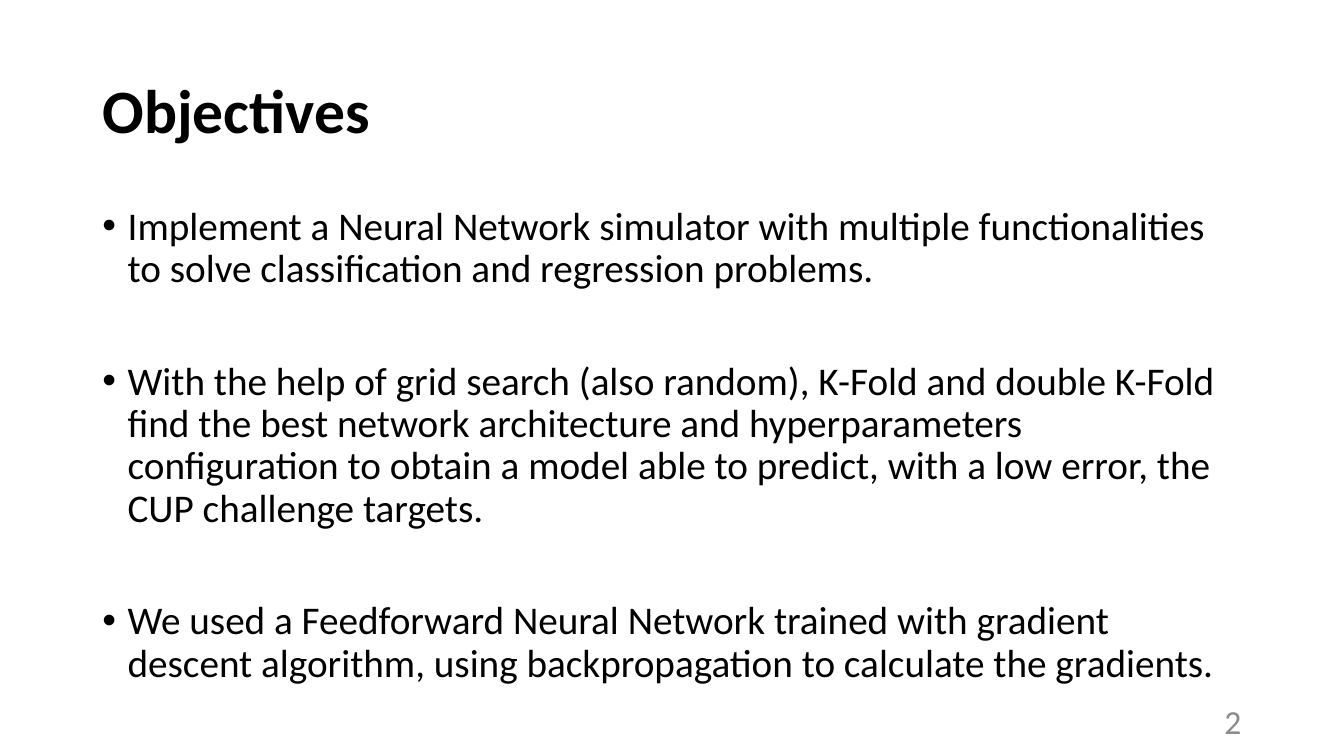
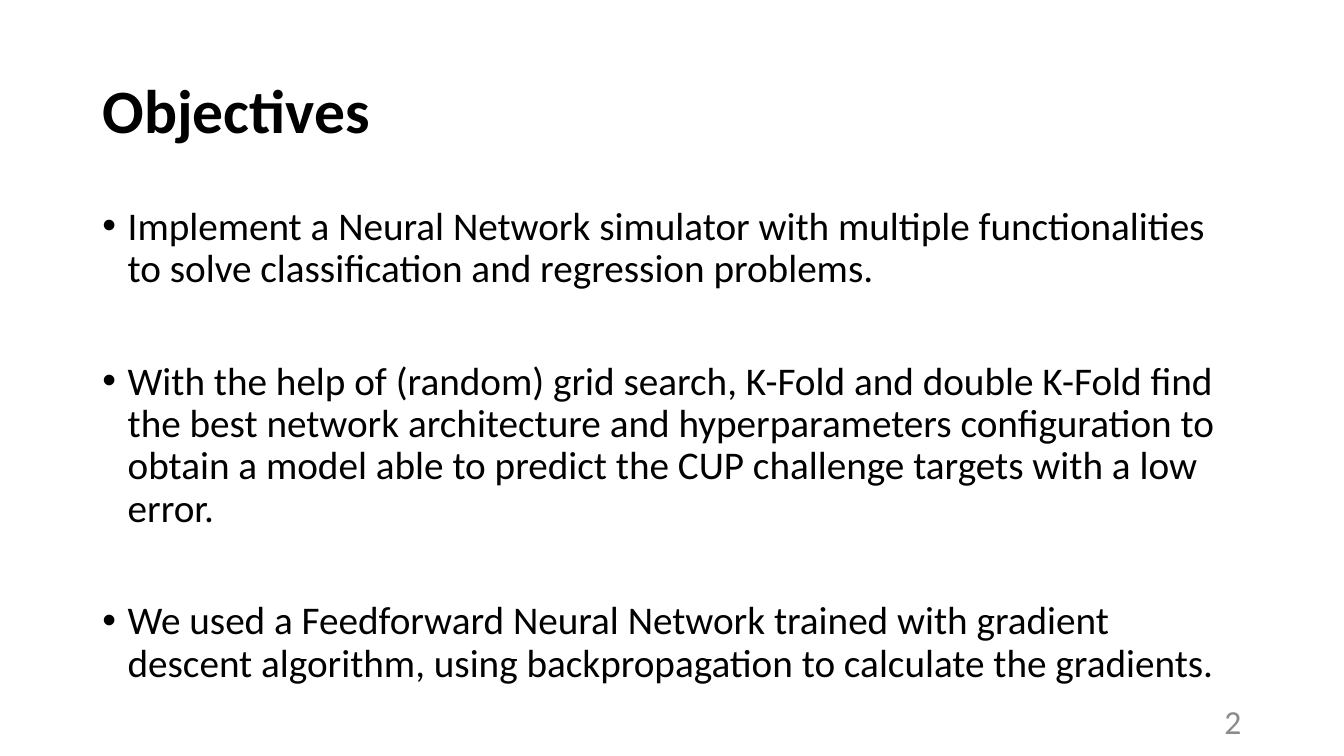
Before and after one commit to tommasoDR/NN-Implementation, a slide deck: slide 2 of Report.pptx. Drawn at 1344x756 pixels with LibreOffice and Linux fonts; fonts in the diff are those of the drawing. Boxes give left, top, right and bottom in pixels: in the first picture for what was removed or moved away, otherwise in the second. Text is boxed around its words. In the diff, an @@ line names an element or a change of style, - is before the commit and + after.

```diff
--- a/Report.pptx
+++ b/Report.pptx
@@ text at [128, 366, 1214, 523]: text changed @@
-• With the help of grid search (also random), K-Fold and double K-Fold find the best network architecture and hyperparameters configuration to obtain a model able to predict, with a low error, the CUP challenge targets.
+• With the help of (random) grid search, K-Fold and double K-Fold find the best network architecture and hyperparameters configuration to obtain a model able to predict the CUP challenge targets with a low error.
```
Also in this commit, not shown: 11 other slides changed, 3 slides added, 4 other files.
